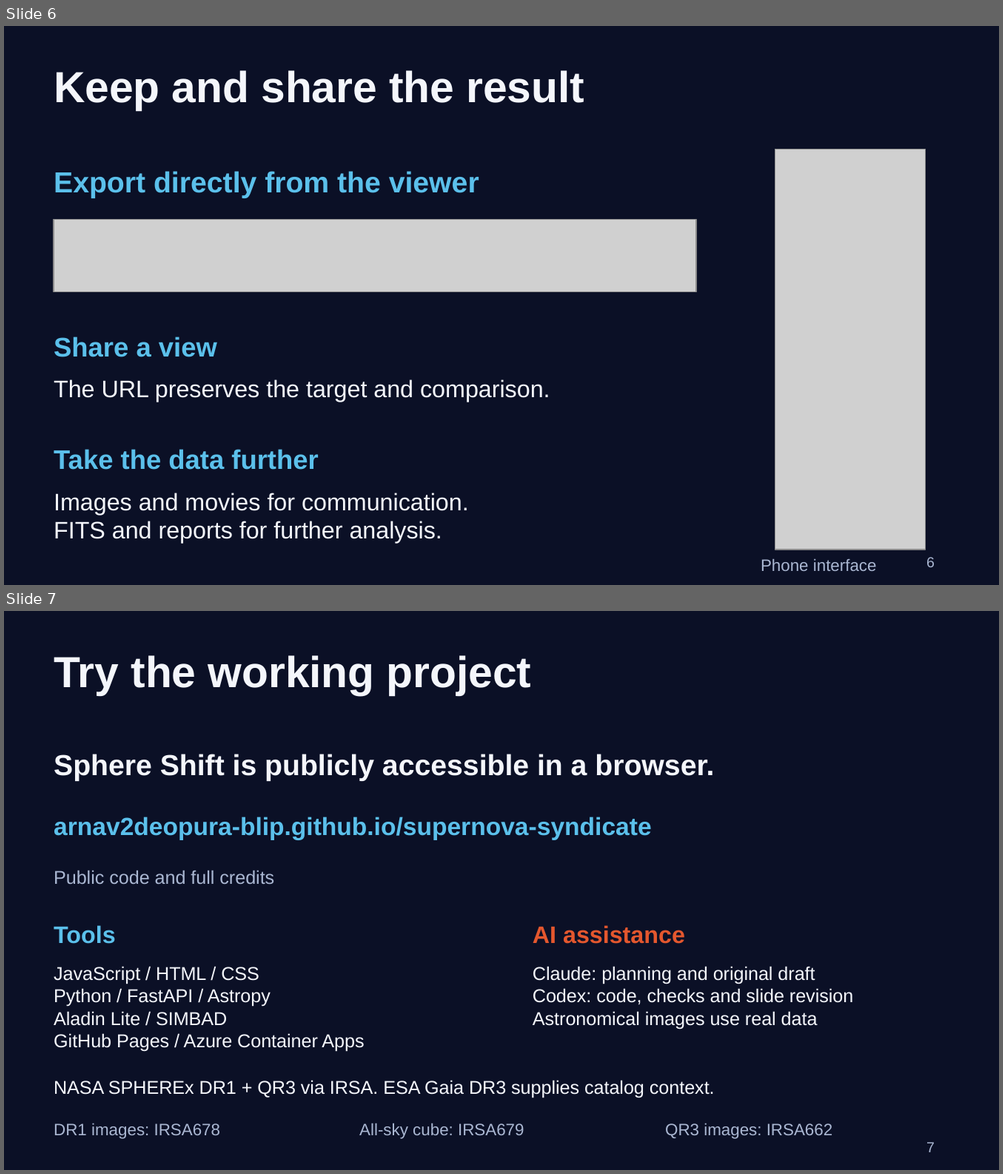
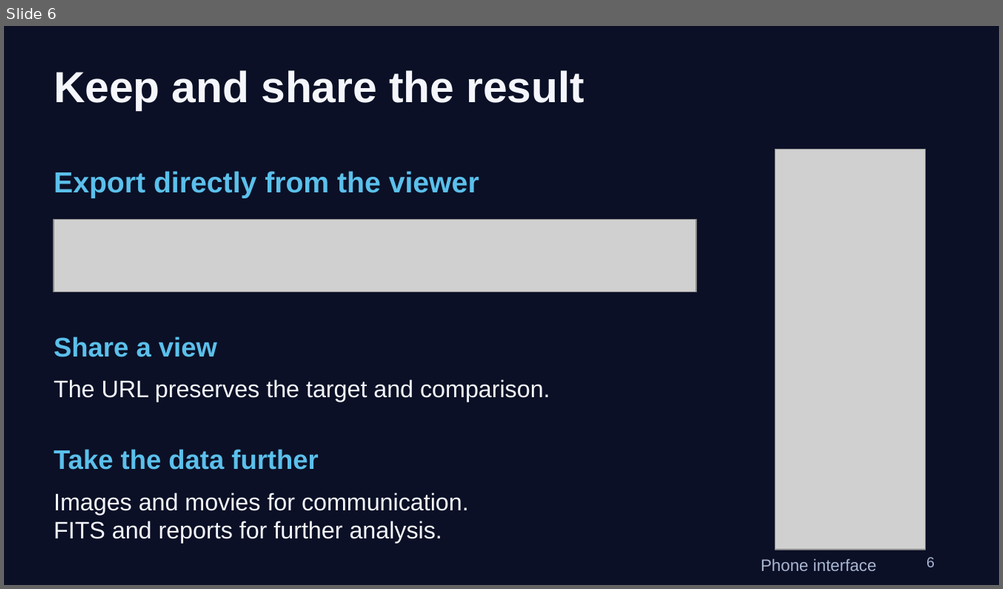
Before and after one commit to arnav2deopura-blip/supernova-syndicate, a slide deck: frontend/demo/Sphere_Shift_Demo.pptx. Shown one above the other, each under a label of ours: slides 6 and 7 before the commit, slide 6 after it. The pictures are 1003x1174 and 1003x589 pixels, drawn with LibreOffice and Linux fonts; fonts in the diff are those of the drawing; grey boxes stand for pictures. Boxes give left, top, right and bottom in pixels: in the first picture for what was removed or moved away, otherwise in the second. Text is boxed around its words. In the diff, an @@ line names an element or a change of style, - is before the commit and + after.

Commit message:
Remove closing slide from project demo

```diff
--- a/frontend/demo/Sphere_Shift_Demo.pptx
+++ b/frontend/demo/Sphere_Shift_Demo.pptx
@@ slide 7 removed at [4,611,999,1170], background #0B1026 @@
@@ text removed at [54,655,532,695] @@
-Try the working project
@@ text removed at [54,754,714,781] @@
-Sphere Shift is publicly accessible in a browser.
@@ text removed at [54,817,652,840] @@
-arnav2deopura-blip.github.io/supernova-syndicate
@@ text removed at [54,870,274,884] @@
-Public code and full credits
@@ text removed at [54,925,116,944] @@
-Tools
@@ text removed at [532,925,685,944] @@
-AI assistance
@@ text removed at [54,966,364,1052] @@
-JavaScript / HTML / CSS
-Python / FastAPI / Astropy
-Aladin Lite / SIMBAD
-GitHub Pages / Azure Container Apps
@@ text removed at [532,966,853,1029] @@
-Claude: planning and original draft
-Codex: code, checks and slide revision
-Astronomical images use real data
@@ text removed at [54,1080,714,1099] @@
-NASA SPHEREx DR1 + QR3 via IRSA. ESA Gaia DR3 supplies catalog context.
@@ text removed at [54,1124,221,1139] @@
-DR1 images: IRSA678
@@ text removed at [359,1124,524,1139] @@
-All-sky cube: IRSA679
@@ text removed at [665,1124,833,1139] @@
-QR3 images: IRSA662
@@ text removed at [926,1142,934,1153] @@
-7
```
Also in this commit, not shown: 1 other file.
